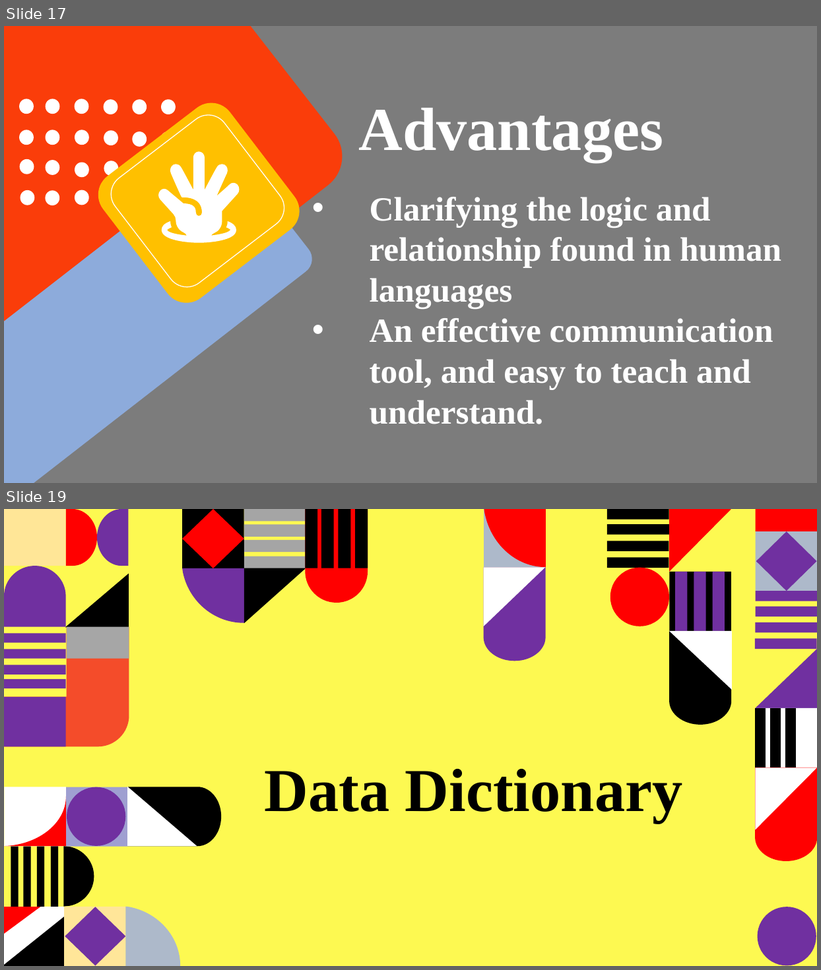
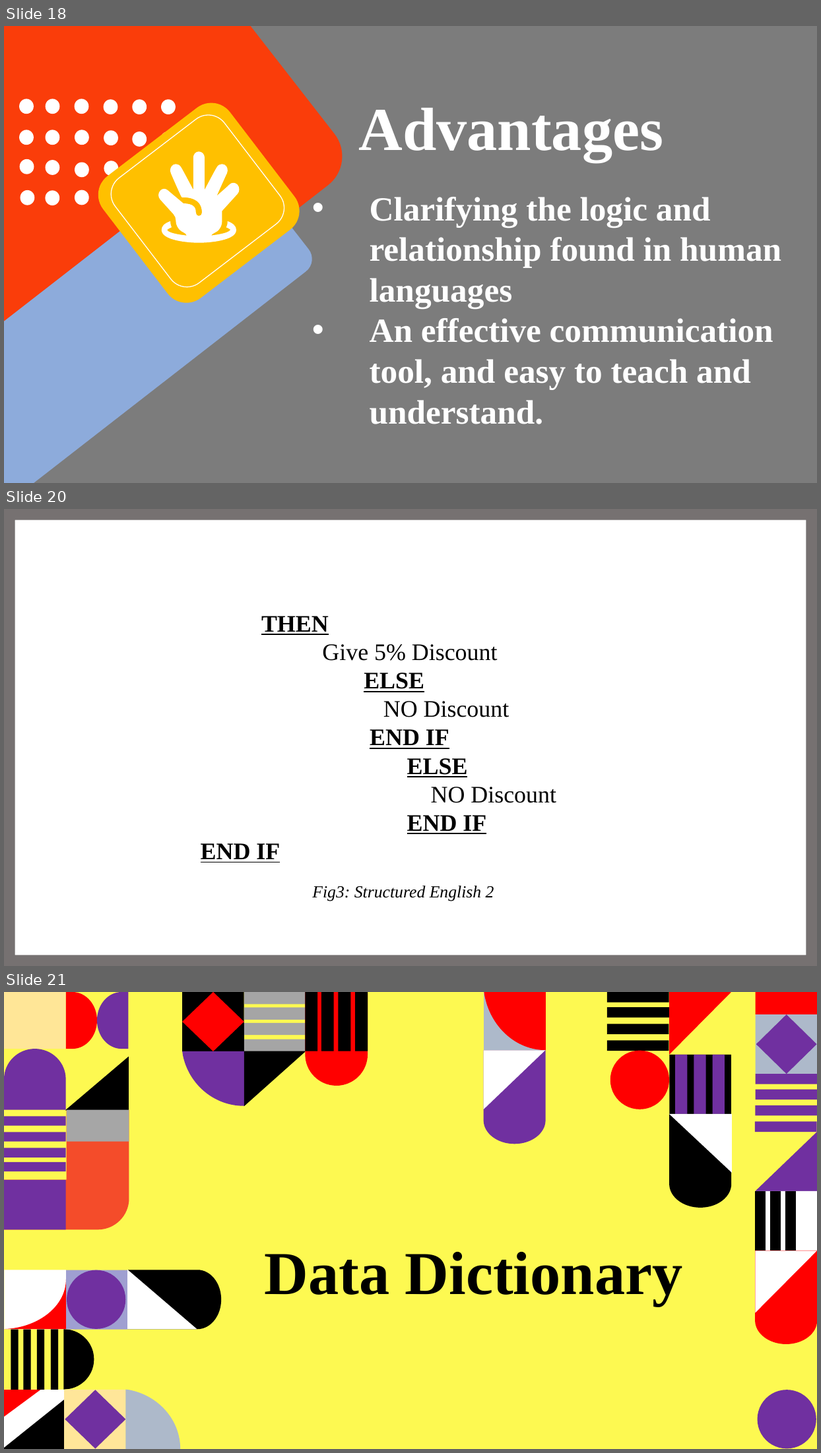
Before and after one commit to tamanghawana0815/SAD-ppt, a slide deck: Presentation.pptx. Shown one above the other, each under a label of ours: slides 17 and 19 before the commit, slides 18, 20 and 21 after it; the slides between them are not shown. The pictures are 821x970 and 821x1453 pixels, drawn with LibreOffice and Linux fonts; fonts in the diff are those of the drawing. Boxes give left, top, right and bottom in pixels: in the first picture for what was removed or moved away, otherwise in the second. Text is boxed around its words. In the diff, an @@ line names an element or a change of style, - is before the commit and + after.

```diff
--- a/Presentation.pptx
+++ b/Presentation.pptx
@@ slide 20 added at bbox=[4, 509, 817, 966], background #FFFFFF @@
@@ frame added at bbox=[4, 509, 817, 966], fill #767171 @@
@@ text added at bbox=[201, 616, 556, 863], 28 pt, text #000000 @@
+THEN
+Give 5% Discount
+ELSE
+NO Discount
+END IF
+ELSE
+NO Discount
+END IF
+END IF
@@ text added at bbox=[312, 886, 494, 902], 20 pt, text #000000, italic @@
+Fig3: Structured English 2
@@ what was slide 17 is now slide 18 @@
@@ what was slide 19 is now slide 21 @@
```
Also in this commit, not shown: 9 slides changed, 1 other slide added, 1 other file.
